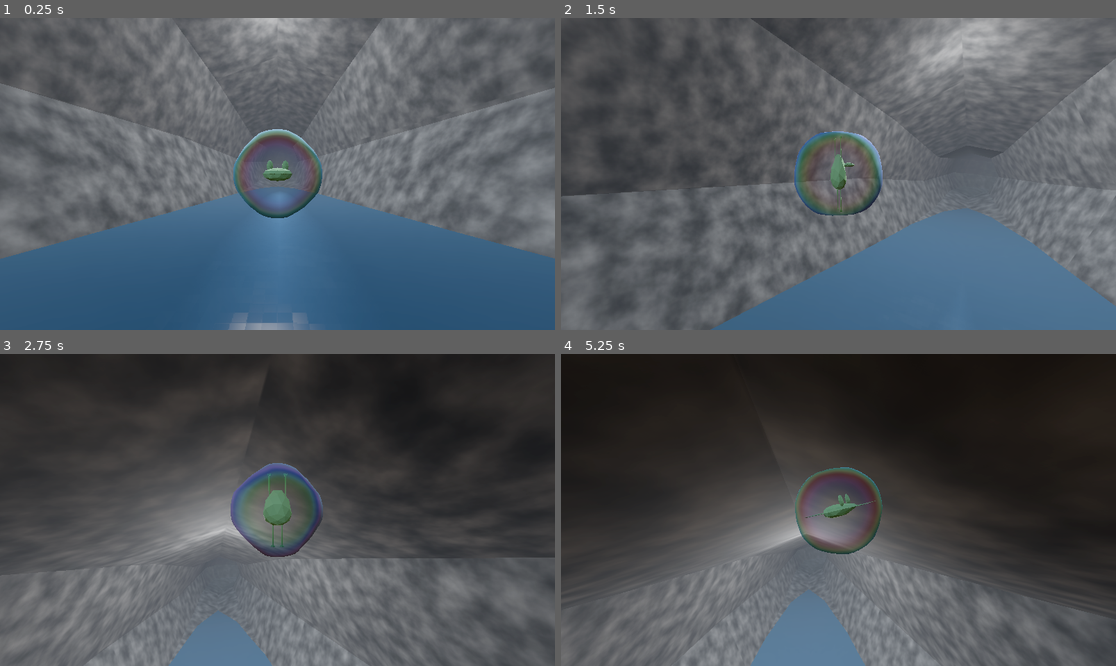
Above: before the commit, frames 1-4 (two rows, left to right).
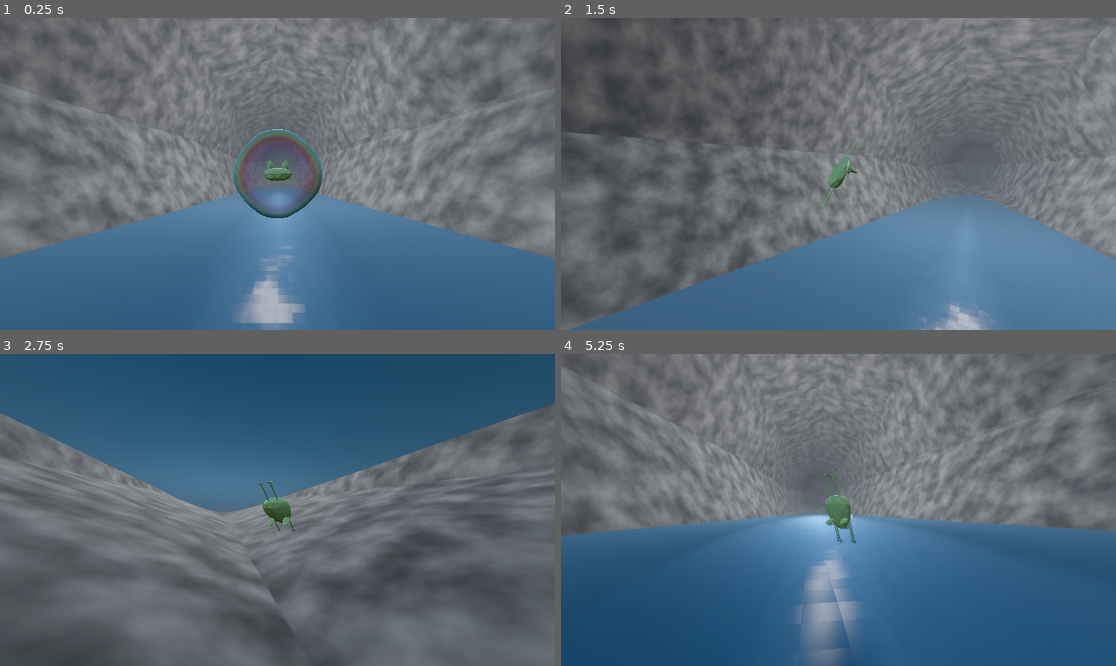
Above: after the commit, the same moments.

Repository: NykolaR/GGJ2025
Game: Godot game, scene res://scenes/debug/debug.tscn
Same seed, same stepped clock (60 frames per second), same inputs: the game is played once before the commit and once after it. The project has no main scene, so this scene is started directly.
Inputs (mouse positions are in pixels of both pictures, inside the frame that each line leads up to):
- Up to frame 1 (0.25 s): no input
- Up to frame 2 (1.5 s): move the mouse to (866, 174) at 0.52 s; hold W (tap_up) from 0.53 s (still down); tap Space (pop, bound only after the commit) at 0.6 s; move the mouse to (810, 174) at 1.27 s; right-click (810, 174) at 1.35 s
- Up to frame 3 (2.75 s): keep holding W (tap_up); tap Space (pop, bound only after the commit) at 1.55, 2.3 s; move the mouse to (288, 503) at 2.02 s; click (288, 503) at 2.1 s
- Up to frame 4 (5.25 s): keep holding W (tap_up); move the mouse to (832, 516) at 2.77 s; tap Space (pop, bound only after the commit) at 2.85, 3.6, 4.55 s; move the mouse to (877, 513) at 3.52 s; move the mouse to (794, 506) at 4.27 s; right-click (794, 506) at 4.35 s; move the mouse to (844, 510) at 5.02 s; click (844, 510) at 5.1 s

The runs differ from the first frame. In frame 1, 2.6% of the frame differs, in the area x 41-58%, y 0-100%; in frame 2, 27%; in frame 3, 74%; in frame 4, 99%, in the area x 0-100%, y 0-100%.

Commit message:
bubble poppage

Diff:
--- a/ggj2025/project.godot
+++ b/ggj2025/project.godot
@@ -66,6 +66,11 @@
 "events": [Object(InputEventKey,"resource_local_to_scene":false,"resource_name":"","device":-1,"window_id":0,"alt_press …(195 unchanged characters)…
 ]
 }
+pop={
+"deadzone": 0.2,
+"events": [Object(InputEventKey,"resource_local_to_scene":false,"resource_name":"","device":-1,"window_id":0,"alt_pressed":false,"shift_pressed":false,"ctrl_pressed":false,"meta_pressed":false,"pressed":false,"keycode":0,"physical_keycode":32,"key_label":0,"unicode":32,"location":0,"echo":false,"script":null)
+]
+}
 
 [physics]
 
--- a/ggj2025/scenes/bubble/bubble.gd
+++ b/ggj2025/scenes/bubble/bubble.gd
@@ -13,11 +13,13 @@
 @onready var camera: Camera3D = $Camera/CameraY/CameraX/Camera3D as Camera3D
 @onready var big_ant: Node3D = $Camera/CameraY/CameraX/BigAnt as Node3D
 @onready var ant: Node3D = $Camera/CameraY/CameraX/BigAnt/Ant as Node3D
-@onready var frog: Node3D = $frog as Node3D
+@onready var frog_visual: Node3D = $Frog/frog as Node3D
+@onready var frog: RigidBody3D = $Frog as RigidBody3D
 
 @onready var cooldown: Timer = $Timer as Timer
 
 var shader: ShaderMaterial
+var bubble_control: bool = true
 
 var direction: Vector3 = Vector3()
 
@@ -41,14 +43,28 @@
 
 
 func _physics_process(delta: float) -> void:
-	match mode:
-		MODE.TAP:
-			tap_input(delta)
-		MODE.PUSH:
-			mouse_input(delta)
-	var vl: float = linear_velocity.length()
-	shader.set_shader_parameter("fuwafuwa_speed", remap(clampf(vl, 0, 10), 0, 10, 1.5, 2.5))
-	shader.set_shader_parameter("fuwafuwa_size", remap(clampf(vl, 0, 10), 0, 10, 0.05, 0.1))
+	if bubble_control:
+		match mode:
+			MODE.TAP:
+				tap_input(delta)
+			MODE.PUSH:
+				mouse_input(delta)
+		var vl: float = linear_velocity.length()
+		shader.set_shader_parameter("fuwafuwa_speed", remap(clampf(vl, 0, 10), 0, 10, 1.5, 2.5))
+		shader.set_shader_parameter("fuwafuwa_size", remap(clampf(vl, 0, 10), 0, 10, 0.05, 0.1))
+		if Input.is_action_just_pressed("pop"):
+			pop()
+
+
+func _integrate_forces(state: PhysicsDirectBodyState3D) -> void:
+	var i: int = 0
+	while i < state.get_contact_count():
+		var normal: Vector3 = state.get_contact_local_normal(i)
+		var dot: float = linear_velocity.normalized().dot(normal) * clampf(linear_velocity.length(), 1, 5)
+		if dot < -0.5:
+			pop()
+			return
+		i += 1
 
 
 func tap_input(delta: float) -> void:
@@ -74,5 +90,10 @@
 	apply_central_force(force)
 
 
-func funny() -> void:
-	pass
+func pop() -> void:
+	$MeshInstance3D.hide()
+	bubble_control = false
+	frog.process_mode = Node.PROCESS_MODE_PAUSABLE
+	frog.linear_velocity = linear_velocity
+	frog.angular_velocity = angular_velocity
+	freeze = true
--- a/ggj2025/scenes/bubble/bubble.tscn
+++ b/ggj2025/scenes/bubble/bubble.tscn
@@ -19,14 +19,23 @@
 
 [sub_resource type="SphereMesh" id="SphereMesh_v753p"]
 
+[sub_resource type="PhysicsMaterial" id="PhysicsMaterial_nyk43"]
+bounce = 0.3
+
 [sub_resource type="StandardMaterial3D" id="StandardMaterial3D_1u8xl"]
 albedo_color = Color(0.45, 0.75, 0.5, 1)
 
 [sub_resource type="StandardMaterial3D" id="StandardMaterial3D_h4fmw"]
 albedo_color = Color(0.45, 0.75, 0.5, 1)
 
+[sub_resource type="BoxShape3D" id="BoxShape3D_nyk43"]
+size = Vector3(0.195, 0.07, 0.335)
+
 [node name="Bubble" type="RigidBody3D"]
 gravity_scale = 0.1
+freeze_mode = 1
+contact_monitor = true
+max_contacts_reported = 3
 linear_damp = 1.0
 script = ExtResource("1_v753p")
 
@@ -37,10 +46,6 @@
 transform = Transform3D(0.4, 0, 0, 0, 0.4, 0, 0, 0, 0.4, 0, 0, 0)
 material_override = SubResource("ShaderMaterial_nyk43")
 mesh = SubResource("SphereMesh_v753p")
-
-[node name="RemoteTransform3D" type="RemoteTransform3D" parent="."]
-remote_path = NodePath("../Camera")
-update_rotation = false
 
 [node name="Camera" type="Node3D" parent="."]
 top_level = true
@@ -62,72 +67,84 @@
 process_callback = 0
 one_shot = true
 
-[node name="frog" type="Node3D" parent="."]
+[node name="Frog" type="RigidBody3D" parent="."]
+process_mode = 4
+physics_material_override = SubResource("PhysicsMaterial_nyk43")
 
-[node name="frog" parent="frog" instance=ExtResource("3_nyk43")]
+[node name="frog" type="Node3D" parent="Frog"]
+
+[node name="frog" parent="Frog/frog" instance=ExtResource("3_nyk43")]
 transform = Transform3D(-1.31134e-09, 0, 0.03, 0, 0.03, 0, -0.03, 0, -1.31134e-09, 0.000452042, 0.0399793, -0.0422597)
 
-[node name="Icosphere" parent="frog/frog" index="0"]
+[node name="Icosphere" parent="Frog/frog/frog" index="0"]
 surface_material_override/0 = SubResource("StandardMaterial3D_1u8xl")
 
-[node name="Icosphere_001" parent="frog/frog" index="1"]
+[node name="Icosphere_001" parent="Frog/frog/frog" index="1"]
 surface_material_override/0 = SubResource("StandardMaterial3D_h4fmw")
 
-[node name="Icosphere_002" parent="frog/frog" index="2"]
+[node name="Icosphere_002" parent="Frog/frog/frog" index="2"]
 surface_material_override/0 = SubResource("StandardMaterial3D_h4fmw")
 
-[node name="Icosphere_003" parent="frog/frog" index="3"]
+[node name="Icosphere_003" parent="Frog/frog/frog" index="3"]
 surface_material_override/0 = SubResource("StandardMaterial3D_h4fmw")
 
-[node name="Icosphere_004" parent="frog/frog" index="4"]
+[node name="Icosphere_004" parent="Frog/frog/frog" index="4"]
 surface_material_override/0 = SubResource("StandardMaterial3D_h4fmw")
 
-[node name="Icosphere_005" parent="frog/frog" index="5"]
+[node name="Icosphere_005" parent="Frog/frog/frog" index="5"]
 surface_material_override/0 = SubResource("StandardMaterial3D_h4fmw")
 
-[node name="Icosphere_006" parent="frog/frog" index="6"]
+[node name="Icosphere_006" parent="Frog/frog/frog" index="6"]
 surface_material_override/0 = SubResource("StandardMaterial3D_h4fmw")
 
-[node name="Icosphere_007" parent="frog/frog" index="7"]
+[node name="Icosphere_007" parent="Frog/frog/frog" index="7"]
 surface_material_override/0 = SubResource("StandardMaterial3D_h4fmw")
 
-[node name="Icosphere_008" parent="frog/frog" index="8"]
+[node name="Icosphere_008" parent="Frog/frog/frog" index="8"]
 surface_material_override/0 = SubResource("StandardMaterial3D_h4fmw")
 
-[node name="Icosphere_009" parent="frog/frog" index="9"]
+[node name="Icosphere_009" parent="Frog/frog/frog" index="9"]
 surface_material_override/0 = SubResource("StandardMaterial3D_h4fmw")
 
-[node name="Icosphere_010" parent="frog/frog" index="10"]
+[node name="Icosphere_010" parent="Frog/frog/frog" index="10"]
 surface_material_override/0 = SubResource("StandardMaterial3D_h4fmw")
 
-[node name="Icosphere_011" parent="frog/frog" index="11"]
+[node name="Icosphere_011" parent="Frog/frog/frog" index="11"]
 surface_material_override/0 = SubResource("StandardMaterial3D_h4fmw")
 
-[node name="Icosphere_012" parent="frog/frog" index="12"]
+[node name="Icosphere_012" parent="Frog/frog/frog" index="12"]
 surface_material_override/0 = SubResource("StandardMaterial3D_h4fmw")
 
-[node name="Icosphere_013" parent="frog/frog" index="13"]
+[node name="Icosphere_013" parent="Frog/frog/frog" index="13"]
 surface_material_override/0 = SubResource("StandardMaterial3D_h4fmw")
 
-[node name="Icosphere_014" parent="frog/frog" index="14"]
+[node name="Icosphere_014" parent="Frog/frog/frog" index="14"]
 surface_material_override/0 = SubResource("StandardMaterial3D_h4fmw")
 
-[node name="Icosphere_015" parent="frog/frog" index="15"]
+[node name="Icosphere_015" parent="Frog/frog/frog" index="15"]
 surface_material_override/0 = SubResource("StandardMaterial3D_h4fmw")
 
-[node name="Icosphere_016" parent="frog/frog" index="16"]
+[node name="Icosphere_016" parent="Frog/frog/frog" index="16"]
 surface_material_override/0 = SubResource("StandardMaterial3D_h4fmw")
 
-[node name="Icosphere_017" parent="frog/frog" index="17"]
+[node name="Icosphere_017" parent="Frog/frog/frog" index="17"]
 surface_material_override/0 = SubResource("StandardMaterial3D_h4fmw")
 
-[node name="Icosphere_018" parent="frog/frog" index="18"]
+[node name="Icosphere_018" parent="Frog/frog/frog" index="18"]
 surface_material_override/0 = SubResource("StandardMaterial3D_h4fmw")
 
-[node name="Icosphere_020" parent="frog/frog" index="19"]
+[node name="Icosphere_020" parent="Frog/frog/frog" index="19"]
 surface_material_override/0 = SubResource("StandardMaterial3D_h4fmw")
 
-[node name="Icosphere_019" parent="frog/frog" index="20"]
+[node name="Icosphere_019" parent="Frog/frog/frog" index="20"]
 surface_material_override/0 = SubResource("StandardMaterial3D_h4fmw")
 
-[editable path="frog/frog"]
+[node name="CollisionShape3D" type="CollisionShape3D" parent="Frog"]
+shape = SubResource("BoxShape3D_nyk43")
+
+[node name="RemoteTransform3D" type="RemoteTransform3D" parent="Frog"]
+process_mode = 3
+remote_path = NodePath("../../Camera")
+update_rotation = false
+
+[editable path="Frog/frog/frog"]
--- a/ggj2025/scenes/levels/cave.tscn
+++ b/ggj2025/scenes/levels/cave.tscn
@@ -185,7 +185,7 @@
 shape = SubResource("BoxShape3D_sqngc")
 
 [node name="OmniLight3D" type="OmniLight3D" parent="."]
-transform = Transform3D(1, 0, 0, 0, 1, 0, 0, 0, 1, 0, 5.50368, 3.71445)
+transform = Transform3D(1, 0, 0, 0, 1, 0, 0, 0, 1, 0, 0.503684, 3.71445)
 light_energy = 4.0
 shadow_enabled = true
 shadow_opacity = 0.5
Not shown: 1 places in ggj2025/scenes/bubble/bubble.tscn that only renumber resources
